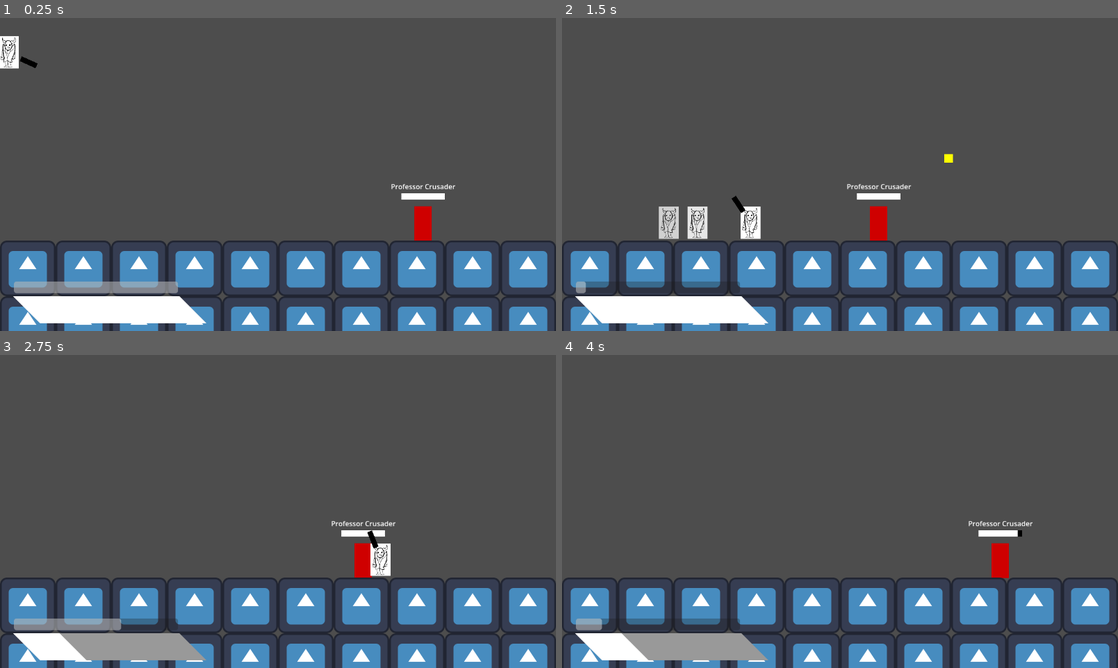
Above: before the commit, frames 1-4 (two rows, left to right).
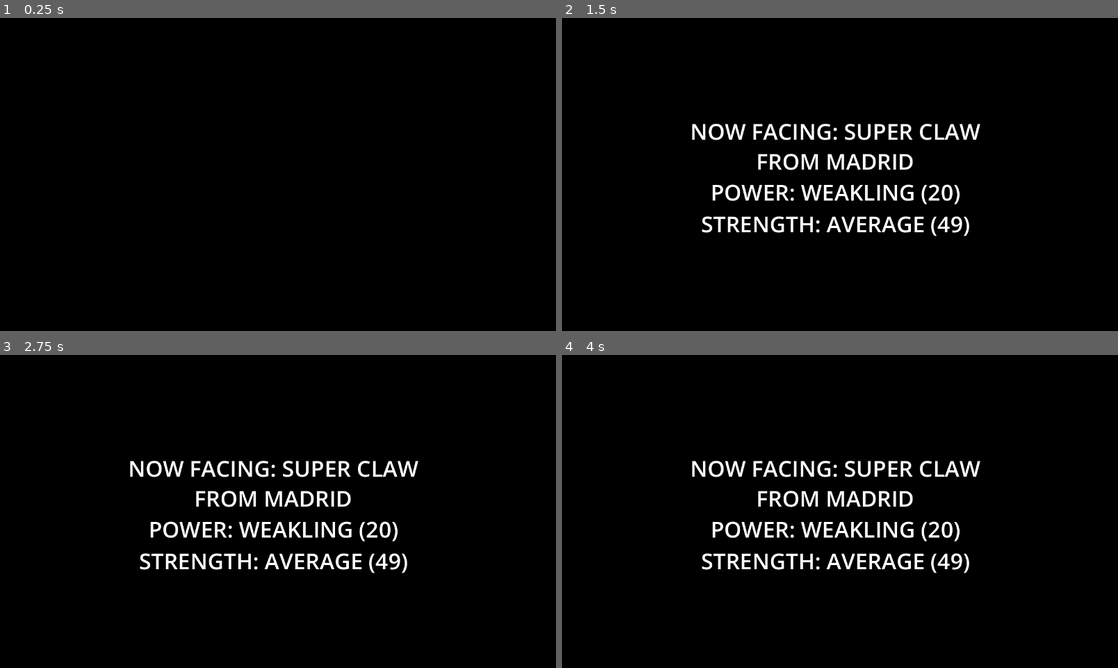
Above: after the commit, the same moments.

Repository: kryscw/Superhero-Project-X
Game: Godot game, scene res://Scenes/main.tscn
Same seed, same stepped clock (60 frames per second), same inputs: the game is played once before the commit and once after it. The engine's default icon, where the game draws it, is replaced by a stand-in: a white triangle on a blue panel in a dark square.
Inputs (mouse positions are in pixels of both pictures, inside the frame that each line leads up to):
- Up to frame 1 (0.25 s): no input
- Up to frame 2 (1.5 s): move the mouse to (962, 158) at 0.52 s; hold D (right) from 0.53 s (still down); click (962, 158) at 0.6 s; tap Space (jump) at 0.77 s; move the mouse to (728, 190) at 1.27 s; right-click (728, 190) at 1.35 s
- Up to frame 3 (2.75 s): tap Space (jump) at 1.52 s; click (166, 527) at 1.55 s; move the mouse to (333, 442) at 2.02 s; release D (right) at 2.03 s; hold A (left) from 2.03 s (still down); click (333, 442) at 2.1 s
- Up to frame 4 (4 s): move the mouse to (812, 574) at 2.77 s; release A (left) at 2.78 s; hold D (right) from 2.78 s (still down); click (812, 574) at 2.85 s; tap Space (jump) at 3.02, 3.77 s; move the mouse to (1006, 558) at 3.52 s; right-click (1006, 558) at 3.6 s; click (1006, 558) at 3.8 s

The runs differ from the first frame. In frame 1, 100% of the frame differs, in the area x 0-100%, y 0-100%; in frame 2, 100%; in frame 3, 100%; in frame 4, 100%.

Commit message:
death be upon ye

Diff:
--- a/Main_Menu.tscn
+++ b/Main_Menu.tscn
@@ -1,9 +1,11 @@
-[gd_scene format=3 uid="uid://bgxrqafrm5bep"]
+[gd_scene format=3 uid="uid://7hdhbd7fdbhf"]
 
 [ext_resource type="Script" uid="uid://dlstn7jh80fk" path="res://Main-Menu.gd" id="1_m625n"]
+[ext_resource type="FontFile" uid="uid://bu4086b28uott" path="res://Fonts/Light Stories.ttf" id="2_gtid3"]
+[ext_resource type="AudioStream" uid="uid://c22vqxbdjpx4p" path="res://Audio/computerBG.mp3" id="2_wugcc"]
 
 [sub_resource type="StyleBoxFlat" id="StyleBoxFlat_wtjmy"]
-bg_color = Color(1, 1, 1, 1)
+bg_color = Color(0, 0, 0, 1)
 corner_radius_top_left = 16
 corner_radius_top_right = 16
 corner_radius_bottom_right = 16
@@ -40,24 +42,27 @@
 
 [node name="Button" type="Button" parent="VBoxContainer" unique_id=1595649307]
 layout_mode = 2
-theme_override_colors/font_color = Color(0, 0, 0, 1)
-theme_override_font_sizes/font_size = 40
+theme_override_colors/font_color = Color(1, 1, 1, 1)
+theme_override_fonts/font = ExtResource("2_gtid3")
+theme_override_font_sizes/font_size = 60
 theme_override_styles/normal = SubResource("StyleBoxFlat_wtjmy")
 text = "Start Game
 "
 
 [node name="Button2" type="Button" parent="VBoxContainer" unique_id=317441591]
 layout_mode = 2
-theme_override_colors/font_color = Color(0, 0, 0, 1)
-theme_override_font_sizes/font_size = 40
+theme_override_colors/font_color = Color(1, 1, 1, 1)
+theme_override_fonts/font = ExtResource("2_gtid3")
+theme_override_font_sizes/font_size = 60
 theme_override_styles/normal = SubResource("StyleBoxFlat_wtjmy")
 text = "Options
 "
 
 [node name="Button3" type="Button" parent="VBoxContainer" unique_id=1595283801]
 layout_mode = 2
-theme_override_colors/font_color = Color(0, 0, 0, 1)
-theme_override_font_sizes/font_size = 40
+theme_override_colors/font_color = Color(1, 1, 1, 1)
+theme_override_fonts/font = ExtResource("2_gtid3")
+theme_override_font_sizes/font_size = 60
 theme_override_styles/normal = SubResource("StyleBoxFlat_wtjmy")
 text = "Exit
 "
@@ -72,6 +77,21 @@
 mouse_filter = 2
 theme_override_styles/panel = SubResource("StyleBoxTexture_wugcc")
 
+[node name="Label" type="Label" parent="." unique_id=1072762290]
+layout_mode = 0
+offset_left = 4.0
+offset_top = 642.0
+offset_right = 1226.0
+offset_bottom = 759.0
+theme_override_fonts/font = ExtResource("2_gtid3")
+theme_override_font_sizes/font_size = 31
+text = "I assure you that despite this looking like AI it's actually just my terrible human work
+~ Steve Jobless & Freshman Associates, No-Stack Developers"
+
+[node name="AudioStreamPlayer" type="AudioStreamPlayer" parent="." unique_id=1238568732]
+stream = ExtResource("2_wugcc")
+autoplay = true
+
 [connection signal="pressed" from="VBoxContainer/Button" to="." method="_on_button_pressed"]
 [connection signal="pressed" from="VBoxContainer/Button2" to="." method="_on_button_2_pressed"]
 [connection signal="pressed" from="VBoxContainer/Button3" to="." method="_on_button_3_pressed"]
--- a/Scenes/Enemy.tscn
+++ b/Scenes/Enemy.tscn
@@ -2,6 +2,7 @@
 
 [ext_resource type="Script" uid="uid://c4bul6qo5nlqm" path="res://Scenes/enemy.gd" id="1_m1htj"]
 [ext_resource type="AudioStream" uid="uid://bxkoigjn3kvf7" path="res://Audio/enemy_hit.ogg" id="2_wovta"]
+[ext_resource type="SpriteFrames" uid="uid://b305etseex8q" path="res://Scenes/SpriteFramea/Jonathan.tres" id="2_xeo28"]
 
 [sub_resource type="Gradient" id="Gradient_m1htj"]
 offsets = PackedFloat32Array(0)
@@ -24,35 +25,35 @@
 texture = SubResource("GradientTexture1D_xeo28")
 
 [sub_resource type="RectangleShape2D" id="RectangleShape2D_wovta"]
-size = Vector2(48, 88)
+size = Vector2(48, 113)
 
 [sub_resource type="RectangleShape2D" id="RectangleShape2D_m1htj"]
-size = Vector2(40, 78)
+size = Vector2(40, 102)
 
 [node name="Enemy" type="CharacterBody2D" unique_id=229272389]
 collision_layer = 2
 collision_mask = 2
 script = ExtResource("1_m1htj")
 
-[node name="ColorRect" type="ColorRect" parent="." unique_id=228674368]
-offset_left = -20.0
-offset_top = -40.0
-offset_right = 20.0
-offset_bottom = 40.0
-color = Color(0.8115776, 1.853034e-06, 3.85046e-07, 1)
+[node name="AnimatedSprite2D" type="AnimatedSprite2D" parent="." unique_id=912735452]
+position = Vector2(4.0000005, -13)
+scale = Vector2(0.73682404, 0.7368242)
+sprite_frames = ExtResource("2_xeo28")
+animation = &"idle"
+frame_progress = 0.6083279
 
 [node name="nameLabel" type="Label" parent="." unique_id=1477549418]
 offset_left = -93.0
-offset_top = -97.0
+offset_top = -119.0
 offset_right = 94.0
-offset_bottom = -74.0
+offset_bottom = -96.0
 horizontal_alignment = 1
 
 [node name="healthBar" type="ProgressBar" parent="." unique_id=270579407]
 offset_left = -50.0
-offset_top = -70.0
+offset_top = -92.0
 offset_right = 50.0
-offset_bottom = -55.0
+offset_bottom = -77.0
 theme_override_font_sizes/font_size = 11
 theme_override_styles/background = SubResource("StyleBoxTexture_m1htj")
 theme_override_styles/fill = SubResource("StyleBoxTexture_kpr8r")
@@ -64,12 +65,18 @@
 collision_mask = 6
 
 [node name="CollisionShape2D" type="CollisionShape2D" parent="damageArea" unique_id=1790298330]
+position = Vector2(0, -12.5)
 shape = SubResource("RectangleShape2D_wovta")
 
 [node name="CollisionShape2D" type="CollisionShape2D" parent="." unique_id=1676795548]
+position = Vector2(0, -12)
 shape = SubResource("RectangleShape2D_m1htj")
 
 [node name="Hit" type="AudioStreamPlayer" parent="." unique_id=1962226221]
 stream = ExtResource("2_wovta")
 
+[node name="stateTimer" type="Timer" parent="." unique_id=1374064500]
+wait_time = 0.15
+
 [connection signal="body_shape_entered" from="damageArea" to="." method="_on_damage_area_hit"]
+[connection signal="timeout" from="stateTimer" to="." method="_on_state_timer_timeout"]
--- /dev/null
+++ b/Scenes/ShakyCam.gd
@@ -0,0 +1,26 @@
+extends Camera2D
+
+## Code proudly stolen from Kids Can Code .org :)
+@export var decay = 0.8
+@export var max_offset = Vector2(100, 75)
+@export var max_roll = 0.1
+
+var trauma = 0.0
+var trauma_power = 2
+
+func _ready():
+	randomize()
+
+func add_trauma(amount):
+	trauma = min(trauma + amount, 1.0)
+
+func _process(delta: float) -> void:
+	if trauma:
+		trauma = max(trauma - decay * delta, 0)
+		shake()
+
+func shake():
+	var amount = pow(trauma, trauma_power)
+	rotation = max_roll * amount * randf_range(-1, 1)
+	offset.x = max_offset.x * amount * randf_range(-1, 1)
+	offset.y = max_offset.y * amount * randf_range(-1, 1)
--- /dev/null
+++ b/Scenes/SpriteFramea/Jonathan.tres
@@ -0,0 +1,37 @@
+[gd_resource type="SpriteFrames" format=3 uid="uid://b305etseex8q"]
+
+[ext_resource type="Texture2D" uid="uid://bef0vokqfjqhl" path="res://Sprites/Jonathan.png" id="1_sd7j0"]
+
+[sub_resource type="AtlasTexture" id="AtlasTexture_kpr8r"]
+atlas = ExtResource("1_sd7j0")
+region = Rect2(0, 0, 82, 143)
+
+[sub_resource type="AtlasTexture" id="AtlasTexture_sd7j0"]
+atlas = ExtResource("1_sd7j0")
+region = Rect2(0, 0, 82, 143)
+
+[sub_resource type="AtlasTexture" id="AtlasTexture_k007v"]
+atlas = ExtResource("1_sd7j0")
+region = Rect2(82, 0, 82, 143)
+
+[resource]
+animations = [{
+"frames": [{
+"duration": 1.0,
+"texture": SubResource("AtlasTexture_kpr8r")
+}],
+"loop": true,
+"name": &"idle",
+"speed": 5.0
+}, {
+"frames": [{
+"duration": 1.0,
+"texture": SubResource("AtlasTexture_sd7j0")
+}, {
+"duration": 1.0,
+"texture": SubResource("AtlasTexture_k007v")
+}],
+"loop": true,
+"name": &"walk",
+"speed": 5.0
+}]
--- /dev/null
+++ b/Scenes/bulletEvil.tscn
@@ -0,0 +1,23 @@
+[gd_scene format=3 uid="uid://kacjpx4sv7g2"]
+
+[ext_resource type="Script" uid="uid://du0tckv32qqhp" path="res://Scenes/bullet.gd" id="1_sdapb"]
+
+[sub_resource type="RectangleShape2D" id="RectangleShape2D_vgqql"]
+
+[node name="Bullet" type="CharacterBody2D" unique_id=378807127]
+collision_mask = 0
+script = ExtResource("1_sdapb")
+
+[node name="ColorRect" type="ColorRect" parent="." unique_id=948850406]
+offset_left = -10.0
+offset_top = -10.0
+offset_right = 10.0
+offset_bottom = 10.0
+color = Color(1, 1, 0, 1)
+
+[node name="CollisionShape2D" type="CollisionShape2D" parent="." unique_id=379280166]
+shape = SubResource("RectangleShape2D_vgqql")
+
+[node name="VisibleOnScreenNotifier2D" type="VisibleOnScreenNotifier2D" parent="." unique_id=1598458522]
+
+[connection signal="screen_exited" from="VisibleOnScreenNotifier2D" to="." method="_on_screen_exit"]
--- a/Scenes/enemy.gd
+++ b/Scenes/enemy.gd
@@ -12,6 +12,18 @@
 var magic
 var hometown
 @onready var main = get_tree().current_scene
+enum STATE_MACHINE {
+	CHARGE,
+	WALK,
+	RUN,
+	SHIELD
+}
+var attacks = ["AOE", "BULLET"]
+var bullet = preload("res://Scenes/bulletEvil.tscn")
+
+var bulletSpeed = 250
+
+var currentState = STATE_MACHINE.WALK
 
 var soundfont_em = ["hit_em", "hit_em2", "hit_em3", "hit_em4", "hit_em5"]
 var soundfont_sumit = ["enemy_hitsumit", "enemy_hitsumit2", "enemy_hitsumit3"]
@@ -19,12 +31,25 @@
 
 var soundfont = soundfonts[randi_range(0, soundfonts.size()-1)]
 
+
+
 func _process(_delta: float) -> void:
 	$healthBar.value = remap(health, 0, maxHealth, 0.0, 100)
 	if main.gameStarted:
-		velocity = (player.global_position - global_position).normalized() * speed
-		velocity.y += 800
-		move_and_slide()
+		if currentState == STATE_MACHINE.SHIELD: damage = 0
+		else: damage = 25
+		if currentState == STATE_MACHINE.WALK || currentState == STATE_MACHINE.RUN:
+			if currentState == STATE_MACHINE.WALK: speed = 200.0
+			else: speed = 400.0
+			$AnimatedSprite2D.play("walk")
+			velocity = (player.global_position - global_position).normalized() * speed
+			if velocity.x > 0: $AnimatedSprite2D.flip_h = true
+			elif velocity.x < 0: $AnimatedSprite2D.flip_h = false
+		else:
+			$AnimatedSprite2D.play("idle")
+			velocity.x = 0
+	velocity.y += 800
+	move_and_slide()
 	if health <= 0:
 		queue_free()
 		print("YOU WIN!")
@@ -34,17 +59,43 @@
 	if body is CharacterBody2D && body != player && body != self:
 		body.queue_free()
 		health -= damage
-		$Hit.stream = load("res://Audio/" + soundfont[randi_range(0, soundfont.size()-1)] + ".ogg")
-		$Hit.play()
+		if !currentState == STATE_MACHINE.SHIELD:
+			$Hit.stream = load("res://Audio/" + soundfont[randi_range(0, soundfont.size()-1)] + ".ogg")
+			$Hit.play()
+		else:
+			$Hit.stream = load("res://Audio/enemy_block.ogg")
+			$Hit.play()
 
-
-## ── Pick a random enemy ─────────────────────────
 var enemies = superIndex.villains
 var shuffled_enemies = []
 var enemy_index = 0
 
+func makeBullet():
+	print("BULLETE")
+	var x = bullet.instantiate()
+	x.global_position = self.global_position
+	x.direction = (player.global_position - global_position).normalized() * bulletSpeed
+	get_tree().current_scene.add_child(x)
+
+func attack():
+	match attacks[randi_range(0, attacks.size()-1)]:
+		"AOE":
+			print("AOE")
+		"BULLET":
+			for i in 5:
+				makeBullet()
+				await get_tree().create_timer(0.25).timeout
+
+func _on_state_timer_timeout() -> void:
+	if currentState == STATE_MACHINE.CHARGE: attack()
+	$stateTimer.wait_time = randf_range(1, 3)
+	currentState = STATE_MACHINE.values()[randi_range(0, STATE_MACHINE.size()-1)]
+	if currentState == STATE_MACHINE.CHARGE: $stateTimer.wait_time = 0.35; print("CHARGING")
 
 func _ready():
+	$stateTimer.start()
+	$stateTimer.wait_time = randf_range(1, 3)
+
 	shuffled_enemies = enemies.duplicate()
 	shuffled_enemies.shuffle()
 	_pick_random_enemy()
@@ -73,7 +124,7 @@
 	get_tree().current_scene.announceReady()
 
 	print(power)
-	maxHealth = remap(power, 0, 30, 0, 200)
+	maxHealth = remap(power, 0, 30, 300, 600)
 	health = maxHealth
 	print(strength)
-	damageDealing = remap(strength, 0, 30, 0, 50)
+	damageDealing = remap(strength, 0, 30, 5, 50)
--- a/Scenes/main.gd
+++ b/Scenes/main.gd
@@ -1,13 +1,32 @@
 extends Node2D
 
-var gameStarted = true
+var gameStarted = false
+
+@onready var cam = $Camera2D
+
+func _ready():
+	$CanvasLayer/AnimationPlayer.play("FadeIn")
+	await $CanvasLayer/AnimationPlayer.animation_finished
+	gameStarted = true
 
 func announceReady():
-	$CanvasLayer/labels/enemyLabel.text = "NOW FACING " + $Enemy.enemy_name.to_upper()
 
-	$CanvasLayer/labels/underEnemyLabel.text = "THE FIERCE VILLAIN FROM " + $Enemy.hometown.to_upper()
+	var strengthRating = "";
+	var powerRating = "";
 
-	$CanvasLayer/labels/stats.text = "POWER: " + str($Enemy.power) + " STRENGTH: " + str($Enemy.strength)
+	if $Enemy.strength > 70: strengthRating = "DANGEROUS"
+	elif $Enemy.strength > 40: strengthRating = "AVERAGE"
+	else: strengthRating = "WEAKLING"
+
+	if $Enemy.power > 70: powerRating = "BEEFY"
+	elif $Enemy.power > 40: powerRating = "NORMAL"
+	else: powerRating = "WEAKLING"
+
+	$CanvasLayer/labels/enemyLabel.text = "NOW FACING: " + $Enemy.enemy_name.to_upper()
+
+	$CanvasLayer/labels/underEnemyLabel.text = "FROM " + $Enemy.hometown.to_upper()
+
+	$CanvasLayer/labels/stats.text = "POWER: " + powerRating + " (" + str($Enemy.power) + ")" + "\nSTRENGTH: " + strengthRating + " (" + str($Enemy.strength) + ")"
 
 func win():
 	$Die.play()
--- a/Scenes/main.tscn
+++ b/Scenes/main.tscn
@@ -8,6 +8,9 @@
 [ext_resource type="AudioStream" uid="uid://xuf8a6nqomwc" path="res://Audio/enemy_die.ogg" id="3_344ge"]
 [ext_resource type="Script" uid="uid://ryre07fbbumh" path="res://SuperHero.gd" id="4_6bp64"]
 [ext_resource type="Texture2D" uid="uid://5elboxypj8bh" path="res://Sprites/Screenshot 2026-03-21 at 4.30.51 PM.png" id="4_21xkr"]
+[ext_resource type="Texture2D" uid="uid://cfg1n0hpr7m8f" path="res://Sprites/BA6EC9D5-308B-45D1-A2D4-69DAC48CC063.jpeg" id="4_hptm8"]
+[ext_resource type="AudioStream" uid="uid://slf1veyn42y1" path="res://Audio/villainpasta.mp3" id="9_ynf5e"]
+[ext_resource type="Script" uid="uid://bdpeh7vjwjseh" path="res://Scenes/ShakyCam.gd" id="11_d1ilt"]
 
 [sub_resource type="Gradient" id="Gradient_21xkr"]
 offsets = PackedFloat32Array(0, 0.51229507)
@@ -54,7 +57,7 @@
 
 [sub_resource type="Animation" id="Animation_6bp64"]
 resource_name = "FadeIn"
-length = 5.866667
+length = 5.0
 tracks/0/type = "value"
 tracks/0/imported = false
 tracks/0/enabled = true
@@ -62,22 +65,49 @@
 tracks/0/interp = 1
 tracks/0/loop_wrap = true
 tracks/0/keys = {
-"times": PackedFloat32Array(-0.099999994, 5.0333333),
+"times": PackedFloat32Array(4.0333333, 4.8333335),
 "transitions": PackedFloat32Array(1, 1),
 "update": 0,
-"values": [Color(1, 1, 1, 0), Color(1, 1, 1, 1)]
-}
-tracks/1/type = "value"
+"values": [Color(1, 1, 1, 1), Color(1, 1, 1, 0)]
+}
+tracks/1/type = "audio"
 tracks/1/imported = false
 tracks/1/enabled = true
-tracks/1/path = NodePath("labels:modulate")
+tracks/1/path = NodePath("newVillain")
 tracks/1/interp = 1
 tracks/1/loop_wrap = true
 tracks/1/keys = {
-"times": PackedFloat32Array(0.06666667, 1.2),
+"clips": [{
+"end_offset": 0.0,
+"start_offset": 0.0,
+"stream": ExtResource("9_ynf5e")
+}],
+"times": PackedFloat32Array(0.0333333)
+}
+tracks/1/use_blend = true
+tracks/2/type = "value"
+tracks/2/imported = false
+tracks/2/enabled = true
+tracks/2/path = NodePath("labels:visible")
+tracks/2/interp = 1
+tracks/2/loop_wrap = true
+tracks/2/keys = {
+"times": PackedFloat32Array(0, 1.4, 1.4666667),
+"transitions": PackedFloat32Array(1, 1, 1),
+"update": 1,
+"values": [false, false, true]
+}
+tracks/3/type = "value"
+tracks/3/imported = false
+tracks/3/enabled = true
+tracks/3/path = NodePath("labels:modulate")
+tracks/3/interp = 1
+tracks/3/loop_wrap = true
+tracks/3/keys = {
+"times": PackedFloat32Array(4.1000004, 4.8333335),
 "transitions": PackedFloat32Array(1, 1),
 "update": 0,
-"values": [Color(1, 1, 1, 0), Color(1, 1, 1, 1)]
+"values": [Color(1, 1, 1, 1), Color(1, 1, 1, 0)]
 }
 
 [sub_resource type="Animation" id="Animation_344ge"]
@@ -97,12 +127,24 @@
 tracks/1/type = "value"
 tracks/1/imported = false
 tracks/1/enabled = true
-tracks/1/path = NodePath("labels:modulate")
+tracks/1/path = NodePath("labels:visible")
 tracks/1/interp = 1
 tracks/1/loop_wrap = true
 tracks/1/keys = {
 "times": PackedFloat32Array(0),
 "transitions": PackedFloat32Array(1),
+"update": 1,
+"values": [false]
+}
+tracks/2/type = "value"
+tracks/2/imported = false
+tracks/2/enabled = true
+tracks/2/path = NodePath("labels:modulate")
+tracks/2/interp = 1
+tracks/2/loop_wrap = true
+tracks/2/keys = {
+"times": PackedFloat32Array(0),
+"transitions": PackedFloat32Array(1),
 "update": 0,
 "values": [Color(1, 1, 1, 1)]
 }
@@ -115,6 +157,11 @@
 
 [node name="Main" type="Node2D" unique_id=721105279]
 script = ExtResource("1_6bp64")
+
+[node name="Ba6ec9d5308b45d1A2d469dac48cc063" type="Sprite2D" parent="." unique_id=2130203964]
+position = Vector2(642.00006, 202)
+scale = Vector2(0.841875, 0.8954802)
+texture = ExtResource("4_hptm8")
 
 [node name="Enemy" parent="." unique_id=229272389 instance=ExtResource("1_kry3j")]
 position = Vector2(1020, 362)
@@ -178,8 +225,12 @@
 offset_bottom = 7.0
 color = Color(0, 0, 0, 1)
 
+[node name="countdownTimer" type="Timer" parent="Player/weaponRot" unique_id=1151287675]
+wait_time = 0.15
+one_shot = true
+
 [node name="Area2D" type="Area2D" parent="Player" unique_id=1190099923]
-collision_layer = 2
+collision_layer = 3
 collision_mask = 2
 
 [node name="CollisionShape2D" type="CollisionShape2D" parent="Player/Area2D" unique_id=702342402]
@@ -189,7 +240,7 @@
 [node name="TileMap" type="TileMap" parent="." unique_id=866165645]
 tile_set = SubResource("TileSet_vgqql")
 format = 2
-layer_0/tile_data = PackedInt32Array(327680, 3, 0, 327681, 3, 0, 327682, 3, 0, 327683, 3, 0, 327684, 3, 0, 327685, 3, 0, 327686, 3, 0, 262150, 3, 0, 262151, 3, 0, 262152, 3, 0, 262153, 3, 0, 327689, 3, 0, 327688, 3, 0, 262149, 3, 0, 262148, 3, 0, 262147, 3, 0, 262146, 3, 0, 262145, 3, 0, 262144, 3, 0, 327687, 3, 0)
+layer_0/tile_data = PackedInt32Array(327680, 3, 0, 327681, 3, 0, 327682, 3, 0, 327683, 3, 0, 327684, 3, 0, 327685, 3, 0, 327686, 3, 0, 327689, 3, 0, 327688, 3, 0, 327687, 3, 0, 393215, 3, 0, 327679, 3, 0, 262143, 3, 0, 196607, 3, 0, 131071, 3, 0, 65535, 3, 0, 65534, 3, 0, 131070, 3, 0, 196606, 3, 0, 262142, 3, 0, 327678, 3, 0, 393214, 3, 0, -2, 3, 0, -1, 3, 0, -65526, 3, 0, 10, 3, 0, 65546, 3, 0, 131082, 3, 0, 196618, 3, 0, 262154, 3, 0, 327690, 3, 0, 327691, 3, 0, 262155, 3, 0, 196619, 3, 0, 131083, 3, 0, 65547, 3, 0, 11, 3, 0, -65525, 3, 0, -131061, 3, 0, -131062, 3, 0, -65538, 3, 0, 262153, 3, 0, 262152, 3, 0, 262151, 3, 0, 262150, 3, 0, 262149, 3, 0, 262148, 3, 0, 262147, 3, 0, 262146, 3, 0, 262145, 3, 0, 262144, 3, 0, -65537, 3, 0)
 
 [node name="Node" type="Node2D" parent="." unique_id=2077973476]
 script = ExtResource("4_6bp64")
@@ -197,7 +248,6 @@
 [node name="CanvasLayer" type="CanvasLayer" parent="." unique_id=2106179808]
 
 [node name="ColorRect" type="ColorRect" parent="CanvasLayer" unique_id=951349395]
-visible = false
 offset_right = 1280.0
 offset_bottom = 720.0
 color = Color(0, 0, 0, 1)
@@ -207,27 +257,27 @@
 
 [node name="enemyLabel" type="Label" parent="CanvasLayer/labels" unique_id=1196273812]
 offset_left = -34.0
-offset_top = 273.0
+offset_top = 225.0
 offset_right = 1293.0
-offset_bottom = 343.0
+offset_bottom = 295.0
 theme_override_font_sizes/font_size = 51
 text = "THE FIERCE VILLIAN"
 horizontal_alignment = 1
 
 [node name="underEnemyLabel" type="Label" parent="CanvasLayer/labels" unique_id=440991946]
 offset_left = -18.0
-offset_top = 342.0
+offset_top = 294.0
 offset_right = 1277.0
-offset_bottom = 412.0
+offset_bottom = 364.0
 theme_override_font_sizes/font_size = 51
 text = "THE FIERCE VILLIAN"
 horizontal_alignment = 1
 
 [node name="stats" type="Label" parent="CanvasLayer/labels" unique_id=440435055]
 offset_left = -18.0
-offset_top = 413.0
+offset_top = 365.0
 offset_right = 1277.0
-offset_bottom = 483.0
+offset_bottom = 435.0
 theme_override_font_sizes/font_size = 51
 text = "THE FIERCE VILLIAN"
 horizontal_alignment = 1
@@ -235,5 +285,12 @@
 [node name="AnimationPlayer" type="AnimationPlayer" parent="CanvasLayer" unique_id=962419206]
 libraries/ = SubResource("AnimationLibrary_344ge")
 
+[node name="newVillain" type="AudioStreamPlayer" parent="CanvasLayer" unique_id=1486218220]
+
+[node name="Camera2D" type="Camera2D" parent="." unique_id=823699219]
+position = Vector2(642, 360)
+script = ExtResource("11_d1ilt")
+
 [connection signal="timeout" from="Player/CanvasLayer/dashTimer" to="Player" method="_on_dash_timer_timeout"]
+[connection signal="timeout" from="Player/weaponRot/countdownTimer" to="Player/weaponRot" method="_on_countdown_timer_timeout"]
 [connection signal="body_shape_entered" from="Player/Area2D" to="Player" method="damage_area_entered"]
--- a/Scenes/player.gd
+++ b/Scenes/player.gd
@@ -70,7 +70,7 @@
 
 
 func damage_area_entered(body_rid: RID, body: Node2D, body_shape_index: int, local_shape_index: int) -> void:
-	if body.name.contains("Enemy"):
+	if body.name.contains("Enemy") || body.name.to_lower().contains("bullet"):
 		health -= body.damageDealing
 
 
--- a/Scenes/weapon_rot.gd
+++ b/Scenes/weapon_rot.gd
@@ -4,11 +4,19 @@
 
 var bulletSpeed = 250
 
+var canShoot = true
+
 func _process(delta: float) -> void:
 	self.look_at(get_global_mouse_position())
 
-	if Input.is_action_just_pressed("shoot"):
+	if Input.is_action_just_pressed("shoot") && canShoot:
 		var x = bullet.instantiate()
 		x.global_position = self.global_position
 		x.direction = (get_global_mouse_position() - global_position).normalized() * bulletSpeed
 		get_tree().current_scene.add_child(x)
+		canShoot = false
+		$countdownTimer.start()
+
+
+func _on_countdown_timer_timeout() -> void:
+	canShoot = true
Not shown, added: Audio/computerBG.mp3.import
Not shown, added: Audio/enemy_block.ogg.import
Not shown, added: Audio/villainpasta.mp3.import
Binary file added: Fonts/Light Stories.ttf
Not shown, added: Fonts/Light Stories.ttf.import
Not shown, added: Scenes/ShakyCam.gd.uid
Binary file added: Sprites/BA6EC9D5-308B-45D1-A2D4-69DAC48CC063.jpeg
Not shown, added: Sprites/BA6EC9D5-308B-45D1-A2D4-69DAC48CC063.jpeg.import
Binary file added: Sprites/BG.png
Not shown, added: Sprites/BG.png.import
Binary file added: Sprites/Jonathan.png
Not shown, added: Sprites/Jonathan.png.import
(and 6 more such lines)
